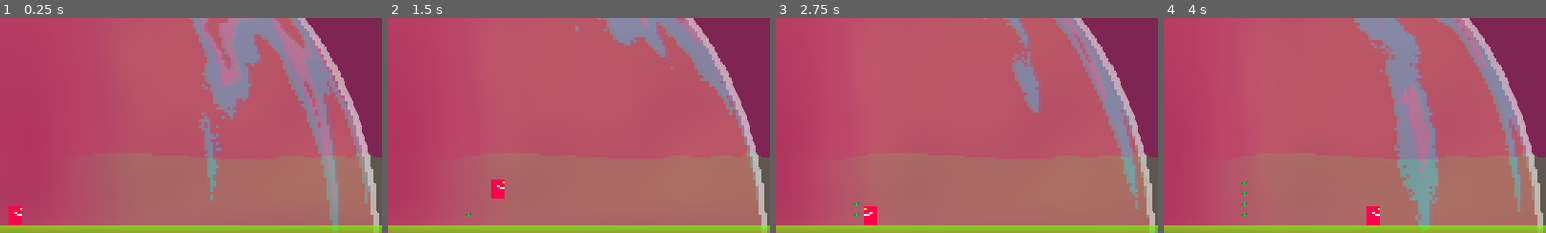
Above: before the commit, frames 1-4 (left to right).
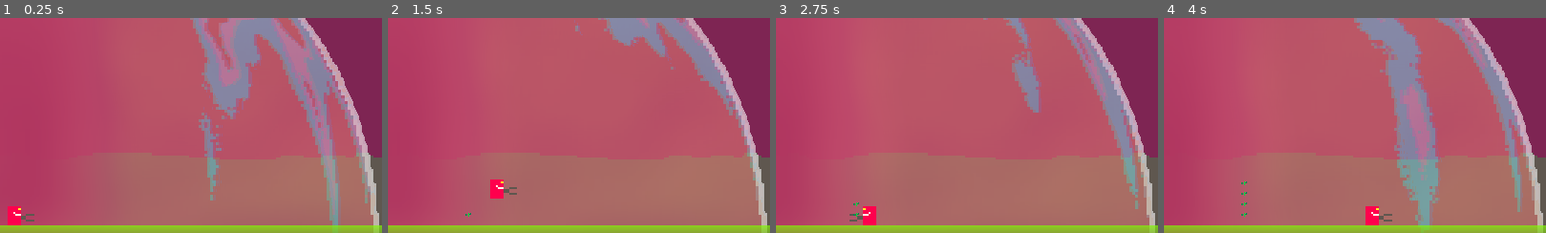
Above: after the commit, the same moments.

Repository: razzius/oxygen-farm
Game: Godot game, scene res://main.tscn
Two runs of this game, one before a commit and one after it. Both use one fixed random seed, a clock stepped at 60 frames per second and the inputs below. The engine's default icon, where the game draws it, is replaced by a stand-in: a white triangle on a blue panel in a dark square.
Inputs:
- Up to frame 1 (0.25 s): no input
- Up to frame 2 (1.5 s): hold D (right) from 0.53 s (still down); tap Space (cut) at 0.6, 1.35 s; tap W (up) at 0.77 s
- Up to frame 3 (2.75 s): tap W (up) at 1.52 s; release D (right) at 2.03 s; hold Left (left) from 2.03 s (still down); hold Shift (shift) from 2.03 s (still down); tap Space (cut) at 2.3 s
- Up to frame 4 (4 s): release Left (left) at 2.78 s; release Shift (shift) at 2.78 s; hold D (right) from 2.78 s (still down); tap Space (cut) at 2.85, 3.6 s; tap W (up) at 3.02, 3.77 s
The pictures show only the part of the screen within x 48-98%, y 44-94%; the shares and areas given below are measured in that part.

The runs differ from the first frame. In frame 1, 0.1% of the frame differs, in the area x 2-9%, y 87-97%; in frame 2, 0.1%; in frame 3, 0.1%; in frame 4, 0.1%.

Commit message:
Adding Clippers

Diff:
--- a/Player/player.gd
+++ b/Player/player.gd
@@ -5,8 +5,9 @@
 @export var JUMP_VELOCITY : float = -400.0
 
 @onready var PlayerSprite := $PlayerSprite
-@onready var LeftCutCollisionDetection := $LeftCutCollisionDetection
-@onready var RightCutCollisionDetection := $RightCutCollisionDetection
+@onready var CutAnimatedSprite := $CutAnimatedSprite
+@onready var LeftCutCollisionDetection := $LeftCutArea/LeftCutCollisionDetection
+@onready var RightCutCollisionDetection := $RightCutArea/RightCutCollisionDetection
 
 var CutEndTime : float = 0.0
 @export var CutAnimationDuration : float = 0.25
@@ -52,9 +53,11 @@
 		if bFacingRight and velocity.x < 0.0:
 			bFacingRight = false
 			PlayerSprite.flip_h = true
+			CutAnimatedSprite.flip_h = true
 		elif !bFacingRight and velocity.x > 0.0:
 			bFacingRight = true
 			PlayerSprite.flip_h = false
+			CutAnimatedSprite.flip_h = false
 
 	move_and_slide()
 
@@ -81,3 +84,13 @@
 
 func IsCutting() -> bool:
 	return GameStateManager.Now < CutEndTime
+
+
+func _on_right_cut_area_area_entered(area: Area2D) -> void:
+	if area is PlantNode:
+		print("hit plant")
+
+
+func _on_left_cut_area_area_entered(area: Area2D) -> void:
+	if area is PlantNode:
+		print("hit plant")
--- a/Player/player.tscn
+++ b/Player/player.tscn
@@ -1,7 +1,30 @@
-[gd_scene load_steps=5 format=3 uid="uid://ba0hqbqmx7rha"]
+[gd_scene load_steps=9 format=3 uid="uid://ba0hqbqmx7rha"]
 
 [ext_resource type="Script" path="res://Player/player.gd" id="1_yk5km"]
 [ext_resource type="Texture2D" uid="uid://biqn3avir7ff8" path="res://art/player.png" id="2_whh4e"]
+[ext_resource type="Texture2D" uid="uid://p8kw2a1vsapt" path="res://art/clippers-clip.png" id="3_0deai"]
+
+[sub_resource type="AtlasTexture" id="AtlasTexture_ubxx8"]
+atlas = ExtResource("3_0deai")
+region = Rect2(0, 0, 15, 10)
+
+[sub_resource type="AtlasTexture" id="AtlasTexture_50s0o"]
+atlas = ExtResource("3_0deai")
+region = Rect2(15, 0, 15, 10)
+
+[sub_resource type="SpriteFrames" id="SpriteFrames_l1ua6"]
+animations = [{
+"frames": [{
+"duration": 1.0,
+"texture": SubResource("AtlasTexture_ubxx8")
+}, {
+"duration": 1.0,
+"texture": SubResource("AtlasTexture_50s0o")
+}],
+"loop": true,
+"name": &"Cut",
+"speed": 5.0
+}]
 
 [sub_resource type="CapsuleShape2D" id="CapsuleShape2D_2f1u2"]
 
@@ -12,17 +35,31 @@
 script = ExtResource("1_yk5km")
 SPEED = 150.0
 
+[node name="PlayerSprite" type="Sprite2D" parent="."]
+position = Vector2(-2, 0)
+scale = Vector2(4, 3)
+texture = ExtResource("2_whh4e")
+
+[node name="CutAnimatedSprite" type="AnimatedSprite2D" parent="."]
+position = Vector2(-2, 0)
+scale = Vector2(4, 3)
+sprite_frames = SubResource("SpriteFrames_l1ua6")
+animation = &"Cut"
+
 [node name="CollisionShape2D" type="CollisionShape2D" parent="."]
 shape = SubResource("CapsuleShape2D_2f1u2")
 
-[node name="RightCutCollisionDetection" type="CollisionShape2D" parent="."]
+[node name="RightCutArea" type="Area2D" parent="."]
+
+[node name="RightCutCollisionDetection" type="CollisionShape2D" parent="RightCutArea"]
 position = Vector2(12.5, -5)
 shape = SubResource("RectangleShape2D_1lpfn")
 
-[node name="LeftCutCollisionDetection" type="CollisionShape2D" parent="."]
+[node name="LeftCutArea" type="Area2D" parent="."]
+
+[node name="LeftCutCollisionDetection" type="CollisionShape2D" parent="LeftCutArea"]
 position = Vector2(-13, -5)
 shape = SubResource("RectangleShape2D_1lpfn")
 
-[node name="PlayerSprite" type="Sprite2D" parent="."]
-scale = Vector2(4, 3)
-texture = ExtResource("2_whh4e")
+[connection signal="area_entered" from="RightCutArea" to="." method="_on_right_cut_area_area_entered"]
+[connection signal="area_entered" from="LeftCutArea" to="." method="_on_left_cut_area_area_entered"]
